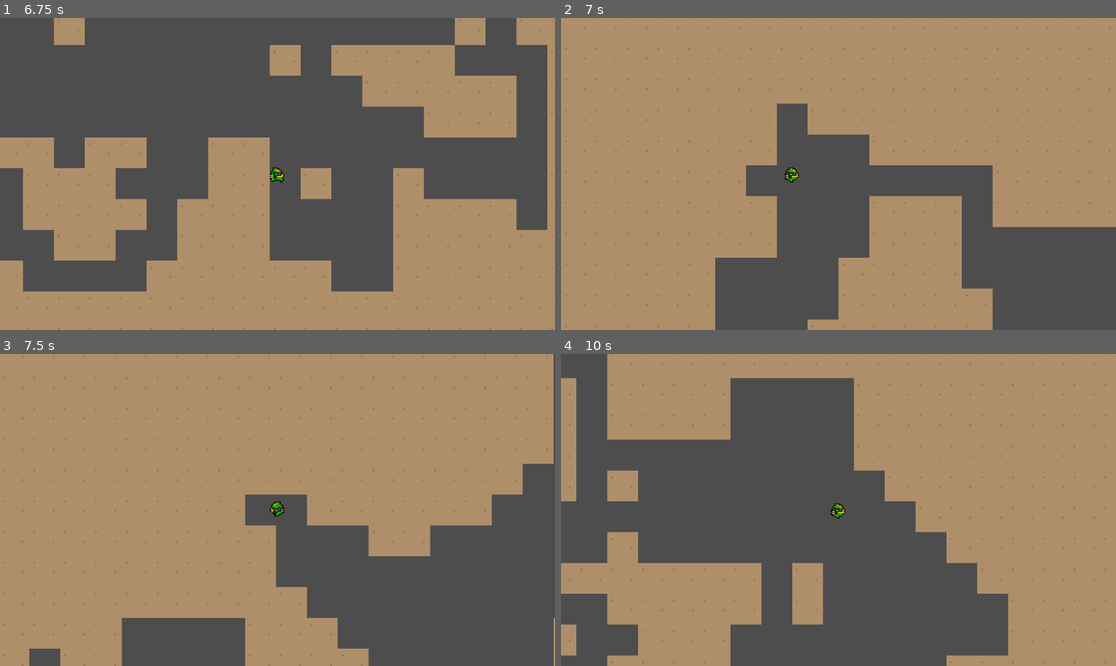
Above: before the commit, frames 1-4 (two rows, left to right).
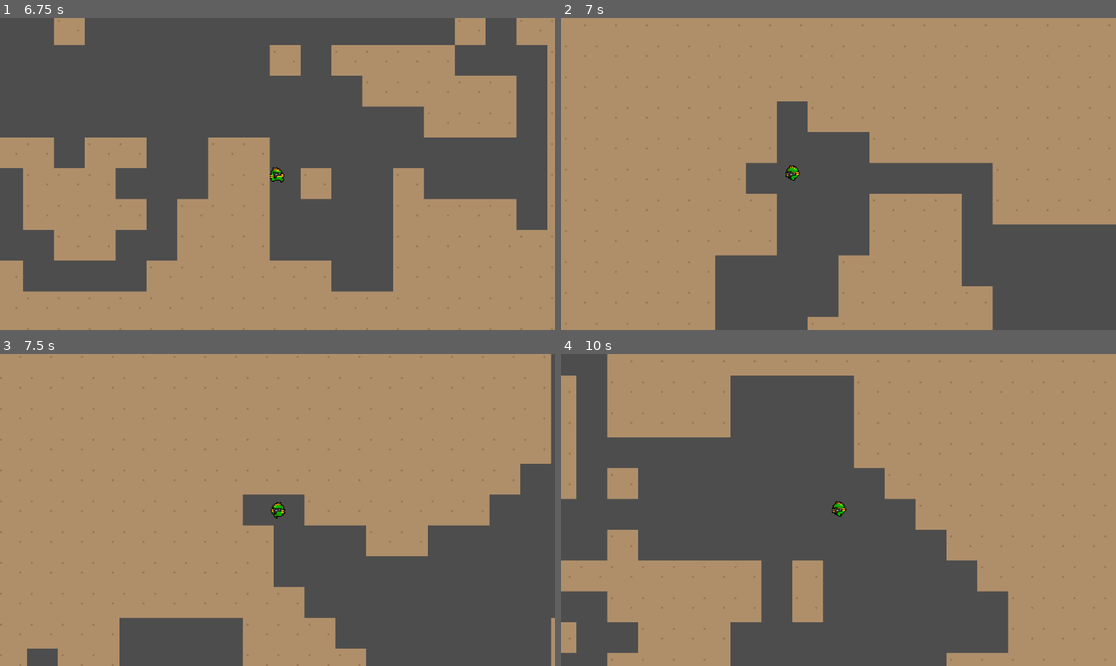
Above: after the commit, the same moments.

Repository: Tuzapeno/nuclear-throne-copy
Game: Godot game, scene res://Scenes/main_menu.tscn
Same seed, same stepped clock (60 frames per second), same inputs: the game is played once before the commit and once after it.
Inputs (mouse positions are in pixels of both pictures, inside the frame that each line leads up to):
- Up to frame 1 (6.75 s): click "Play" at 0.5 s; click (277, 174) at 1.25 s; tap Enter at 2 s; move the mouse to (399, 158) at 2.02 s; press the mouse at (399, 158) at 2.03 s; hold D (move_right) 2.03-2.78 s; tap Space (swap_weapons) at 2.3, 2.85, 4.25, 5.3, 5.85 s; move the mouse to (166, 189) at 2.77 s; release the mouse at (166, 189) at 2.78 s; hold S (move_down) 2.78-3.53 s; tap E (use) at 3.05, 3.6, 6.05, 6.6 s; move the mouse to (333, 105) at 3.52 s; hold D (move_right) 3.53-4.28 s; tap U at 3.8, 4.35 s; move the mouse to (249, 236) at 4.27 s; hold W (move_up) 4.28-5.03 s; click (249, 236) at 4.55 s; move the mouse to (444, 220) at 5.02 s; press the mouse at (444, 220) at 5.03 s; hold A (move_left) 5.03-6.53 s; move the mouse to (111, 127) at 5.77 s; release the mouse at (111, 127) at 5.78 s; move the mouse to (305, 174) at 6.52 s; hold S (move_down) from 6.53 s (still down)
- Up to frame 2 (7 s): keep holding S (move_down); tap U at 6.8 s
- Up to frame 3 (7.5 s): move the mouse to (194, 432) at 7.27 s; release S (move_down) at 7.28 s; hold D (move_right) from 7.28 s (still down); tap U at 7.35 s
- Up to frame 4 (10 s): click (755, 432) at 7.55 s; move the mouse to (960, 494) at 8.02 s; release D (move_right) at 8.03 s; press the mouse at (960, 494) at 8.03 s; hold W (move_up) 8.03-8.78 s; tap Space (swap_weapons) at 8.3, 8.85 s; move the mouse to (727, 525) at 8.77 s; release the mouse at (727, 525) at 8.78 s; hold D (move_right) 8.78-9.53 s; tap E (use) at 9.05, 9.6 s; tap Enter at 9.5 s; move the mouse to (894, 441) at 9.52 s; hold S (move_down) from 9.53 s (still down); tap U at 9.8 s

Frame 1 is identical in both runs. In frame 2, 1.8% of the frame differs, in the area x 0-100%, y 0-100%; in frame 3, 1.7%; in frame 4, 2.2%, in the area x 0-99%, y 0-100%.
Error before the commit: Invalid type in function 'pickup_weapon' in base 'CharacterBody2D (player.gd)'. The Object-derived class of argument 1 (previously freed) is not a subclass of …

Commit message:
fix(Level): :bug: Fix level progression & Weapon drop bug
Fixed level node having random names assigned when created preventing getnode to work properly, fixed weapons scene path for dropping mechanic

Diff:
--- a/Scenes/Weapons/Drops/weapon_drop_test.tscn
+++ b/Scenes/Weapons/Drops/weapon_drop_test.tscn
@@ -8,6 +8,7 @@
 [node name="WeaponDropTest" type="Node"]
 
 [node name="Player" parent="." instance=ExtResource("1_u310x")]
+speed = 150.0
 
 [node name="PistolDrop" parent="." instance=ExtResource("2_6mdam")]
 position = Vector2(79, 42)
--- a/Scripts/Singletons/globals.gd
+++ b/Scripts/Singletons/globals.gd
@@ -1,4 +1,6 @@
 extends Node
+
+var weapon_drop_scene_path: String = "res://Scenes/Weapons/Drops/"
 
 var starting_weapon_scene = preload("res://Scenes/Weapons/pistol.tscn")
 
--- a/Scripts/Singletons/scene_manager.gd
+++ b/Scripts/Singletons/scene_manager.gd
@@ -5,16 +5,11 @@
 func _input(event: InputEvent) -> void:
 	if event is InputEventKey:
 		if event.keycode == KEY_U and event.pressed:
-			change_scene(level_scene, "Level")
+			change_level()
 
 
 
 func change_scene(scene: PackedScene, scene_name: String = "no name") -> void:
-
-	# Save player to ensure persistance
-	if Globals.player != null:
-		Globals.player = Utils.clone_node(Globals.player) as CharacterBody2D
-
 
 	match get_tree().change_scene_to_packed(scene):
 		OK:
@@ -23,3 +18,30 @@
 			print("Can't create scene ", scene_name)
 		ERR_INVALID_PARAMETER:
 			print("Scene ", scene_name, " is invalid!")
+
+
+
+func change_level() -> void: # TODO: Adicionar parâmetros
+
+	# TODO: Criar tela de loading
+
+	var tree_root: Window = get_tree().root
+	var old_level: Node = tree_root.get_node("Level")
+	var new_level: Node = level_scene.instantiate() # TODO: Adicionar parâmetros
+	new_level.name = "Level"
+
+	if old_level != null:
+		# Desacoplar o player da cena atual
+		old_level.remove_child(Globals.player)
+
+		# Apagar a cena atual
+		old_level.free()
+
+	# Adicionar parametros aqui...
+	# Adicionar novo level na cena raiz
+	tree_root.add_child(new_level, true)
+
+ 	# Exibir a nova cena após a cena rodar sua função _ready
+	await new_level.level_loaded
+
+	# TODO: Remover tela de loading
--- a/Scripts/Weapons/weapon.gd
+++ b/Scripts/Weapons/weapon.gd
@@ -1,7 +1,7 @@
 class_name Weapon
 extends Node2D
 
-# TODO: Full auto has no cooldown on shooting, need to fix
+# TODO: Use RESOURCES for storing weapon data.
 
 enum TYPE { SEMI_AUTO, FULL_AUTO, BURST }
 enum AMMO { BULLET, SHELL }
--- a/Scripts/character_selection.gd
+++ b/Scripts/character_selection.gd
@@ -2,6 +2,7 @@
 
 @onready var worldScene: PackedScene = preload("res://Scenes/world.tscn")
 @onready var level: PackedScene = preload("res://Scenes/level.tscn")
+@onready var player_scene: PackedScene = preload("res://Scenes/player.tscn")
 
 # Called when the node enters the scene tree for the first time.
 func _ready() -> void:
@@ -15,4 +16,5 @@
 
 func _on_fish_button_pressed() -> void:
 	print("Fish was selected!!")
+	Globals.player = player_scene.instantiate() # Fish Parameters
 	SceneManager.change_scene(level, "Level Scene")
--- a/Scripts/level.gd
+++ b/Scripts/level.gd
@@ -1,4 +1,6 @@
 extends Node
+
+signal level_loaded
 
 @export var grid_size: int = 30
 @export var drunkward_iterations: int = 500
@@ -10,6 +12,7 @@
 
 func _ready() -> void:
 	generate_level()
+	level_loaded.emit()
 
 
 func matrix_index(x: int, y: int) -> int:
@@ -26,15 +29,9 @@
 		var position: Vector2i = drunkman.move(grid_size)
 		grid[matrix_index(position.x, position.y)] = 0
 
-	# Instantiate player if is the first time else move player to the new position
-	if Globals.player == null:
-		print("Player doesn't exist, creating a new one")
-		player_scene.instantiate()
-	else:
-		if Globals.player.get_parent() != self:
-			add_child(Globals.player)
+	# Instantiate player
+	add_child(Globals.player)
 
-	add_child(Globals.player)
 	Globals.player.position = Vector2(drunkman.position.x * Globals.tile_size, drunkman.position.y * Globals.tile_size)
 	Globals.player.position += Vector2(Globals.half_tile, Globals.half_tile) # Adjust player position to the center of the tile
 
--- a/Scripts/player.gd
+++ b/Scripts/player.gd
@@ -2,7 +2,7 @@
 
 # Ammo class to manage bullet count
 class Ammo:
-  var bullet: int = 0
+    var bullet: int = 0
 
 # Variables
 @export var speed: float = 150.0  # Player speed
@@ -15,98 +15,105 @@
 
 # Constructor: Set global reference to this player
 func _init() -> void:
-  Globals.player = self
-  pickup_weapon(Globals.starting_weapon)
+    print("Estou sendo iniciado!!!")
+    Globals.player = self
+    pickup_weapon(Globals.starting_weapon)
 
 # Physics process: Handle movement and physics
 func _physics_process(_delta: float) -> void:
-  handle_movement()
-  move_and_slide()
+    handle_movement()
+    move_and_slide()
 
 # Process: Handle animations, facing direction, and weapon logic
 func _process(_delta: float) -> void:
-  handle_animations()
-  handle_weapon()
+    handle_animations()
+    handle_weapon()
 
 # Handle player movement
 func handle_movement() -> void:
-  var movement: Vector2 = Vector2()
-  movement.x = Input.get_axis("move_left", "move_right")
-  movement.y = Input.get_axis("move_up", "move_down")
-  movement = movement.normalized()
-  velocity = movement * speed
+    var movement: Vector2 = Vector2()
+    movement.x = Input.get_axis("move_left", "move_right")
+    movement.y = Input.get_axis("move_up", "move_down")
+    movement = movement.normalized()
+    velocity = movement * speed
 
 # Handle player animations
 func handle_animations() -> void:
-  if velocity.length() > 0:
-    animsprite2D.play("walk")
-  else:
-    animsprite2D.play("idle")
+    if velocity.length() > 0:
+        animsprite2D.play("walk")
+    else:
+        animsprite2D.play("idle")
 
-  var direction: Vector2 = get_global_mouse_position() - global_position
-  animsprite2D.flip_h = direction.x < 0
+    var direction: Vector2 = get_global_mouse_position() - global_position
+    animsprite2D.flip_h = direction.x < 0
 
 # Handle weapon actions (firing, swapping)
 func handle_weapon() -> void:
-  if weapon_primary == null:
-    return
+    if weapon_primary == null:
+        return
 
-  if Input.is_action_just_pressed("swap_weapons"):
-    swap_weapons()
+    if Input.is_action_just_pressed("swap_weapons"):
+        swap_weapons()
 
-  if Input.is_action_just_pressed("use"):
-    # Debug print of current weapons
-    if weapon_primary != null:
-      print("Weapon: ", weapon_primary.my_name)
-    if weapon_extra != null:
-      print("Extra Weapon: ", weapon_extra.my_name)
+    if Input.is_action_just_pressed("use"):
+        # Debug print of current weapons
+        if weapon_primary != null:
+            print("Weapon: ", weapon_primary.my_name)
+        if weapon_extra != null:
+            print("Extra Weapon: ", weapon_extra.my_name)
 
-  # Handle weapon firing based on weapon type
-  match weapon_primary.type:
-    Weapon.TYPE.SEMI_AUTO:
-      if Input.is_action_just_pressed("fire"):
-        weapon_primary.fire()
-    Weapon.TYPE.FULL_AUTO:
-      if Input.is_action_pressed("fire"):
-        weapon_primary.fire()
+    # Handle weapon firing based on weapon type
+    match weapon_primary.type:
+        Weapon.TYPE.SEMI_AUTO:
+            if Input.is_action_just_pressed("fire"):
+                weapon_primary.fire()
+        Weapon.TYPE.FULL_AUTO:
+            if Input.is_action_pressed("fire"):
+                weapon_primary.fire()
 
-# Pick up a new weapon
 func pickup_weapon(weapon: Weapon) -> void:
-  add_child(weapon)
 
+    add_child(weapon)
 
-  # TODO: Remove from here, add so when the player aims upwards the weapon is shown in the back
-  weapon.z_index = 1
-  z_index = 0
+    # TODO: Remove from here, add so when the player aims upwards the weapon is shown in the back
 
-  if weapon_primary == null:
-    weapon_primary = weapon
-    weapon_primary.show()
-  elif weapon_extra == null:
-    weapon_extra = weapon
-    weapon_extra.hide()
-  else:
-    drop_primary_weapon()
-    weapon_primary = weapon
-    weapon_primary.show()
+    # TODO: See how to manage all Z-indexes
+
+    # TODO: Starting weapon breaks the game if scene is changed using U
+
+    # TODO: Machinegun is crashing when picked up
+
+    weapon.z_index = 1
+    z_index = 0
+
+    if weapon_primary == null:
+        weapon_primary = weapon
+        weapon_primary.show()
+    elif weapon_extra == null:
+        weapon_extra = weapon
+        weapon_extra.hide()
+    else:
+        drop_primary_weapon()
+        weapon_primary = weapon
+        weapon_primary.show()
 
     # TODO: show the extra weapon in character's back
 
 # Drop the primary weapon and set the new one
 func drop_primary_weapon() -> void:
-  var drop_scene: PackedScene = load(Globals.weaponScenePath + weapon_primary.my_name.to_lower() + "_drop.tscn")
-  var drop: WeaponDrop = drop_scene.instantiate()
-  drop.position = Globals.player.global_position
-  get_tree().root.add_child(drop)
-  weapon_primary.queue_free()
+    var drop_scene: PackedScene = load(Globals.weapon_drop_scene_path + weapon_primary.my_name.to_lower() + "_drop.tscn")
+    var drop: WeaponDrop = drop_scene.instantiate()
+    drop.position = Globals.player.global_position
+    get_tree().root.add_child(drop)
+    weapon_primary.queue_free()
 
 # Swap between primary and extra weapon
 func swap_weapons() -> void:
-  if weapon_extra == null:
-    return
+    if weapon_extra == null:
+        return
 
-  var temp = weapon_primary
-  weapon_primary = weapon_extra
-  weapon_extra = temp
-  weapon_primary.show()
-  weapon_extra.hide()
+    var temp = weapon_primary
+    weapon_primary = weapon_extra
+    weapon_extra = temp
+    weapon_primary.show()
+    weapon_extra.hide()
